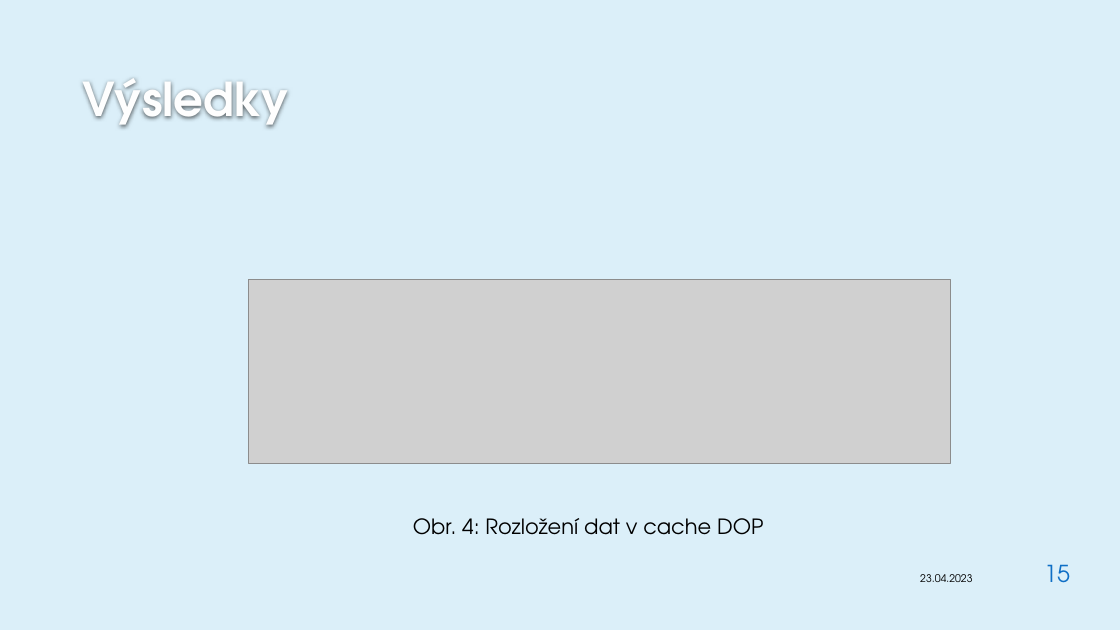
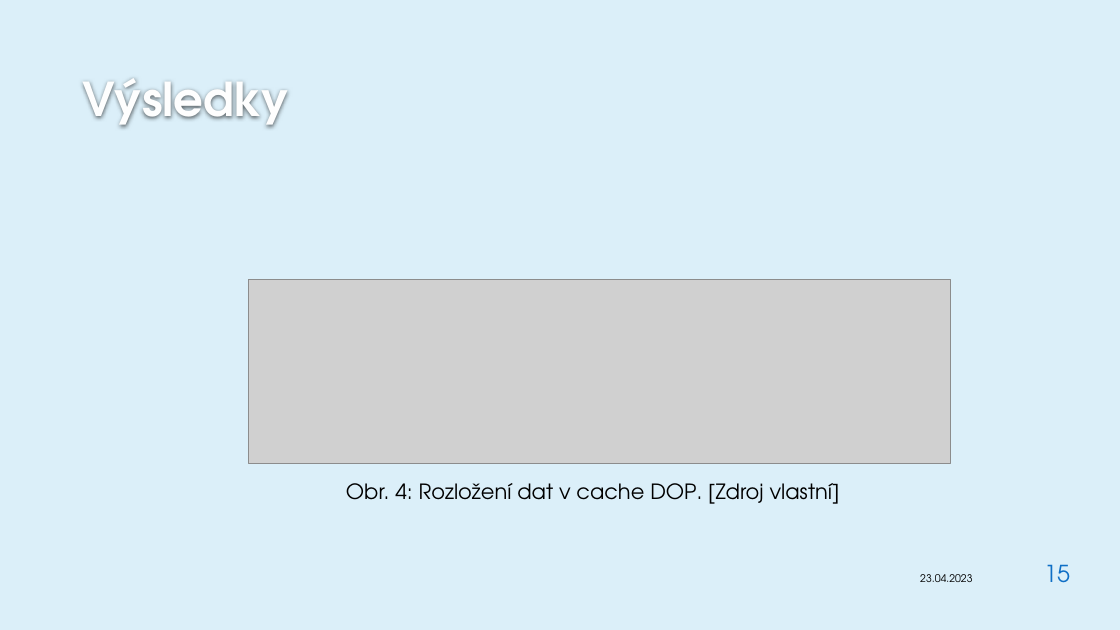
Before and after one commit to JanaCZek/diplomka, a slide deck: slide 15 of Dokumentace/obhajoba/janecka.pptx. Drawn at 1120x630 pixels with LibreOffice and Linux fonts; fonts in the diff are those of the drawing; grey boxes stand for pictures; background and template pictures are left out. Boxes give left, top, right and bottom in pixels: in the first picture for what was removed or moved away, otherwise in the second. Text is boxed around its words. In the diff, an @@ line names an element or a change of style, - is before the commit and + after.

```diff
--- a/Dokumentace/obhajoba/janecka.pptx
+++ b/Dokumentace/obhajoba/janecka.pptx
@@ text at box(346, 483, 840, 504): text changed @@
-Obr. 4: Rozložení dat v cache DOP
+Obr. 4: Rozložení dat v cache DOP. [Zdroj vlastní]
```
Also in this commit, not shown: 5 other slides changed, 4 other files.
